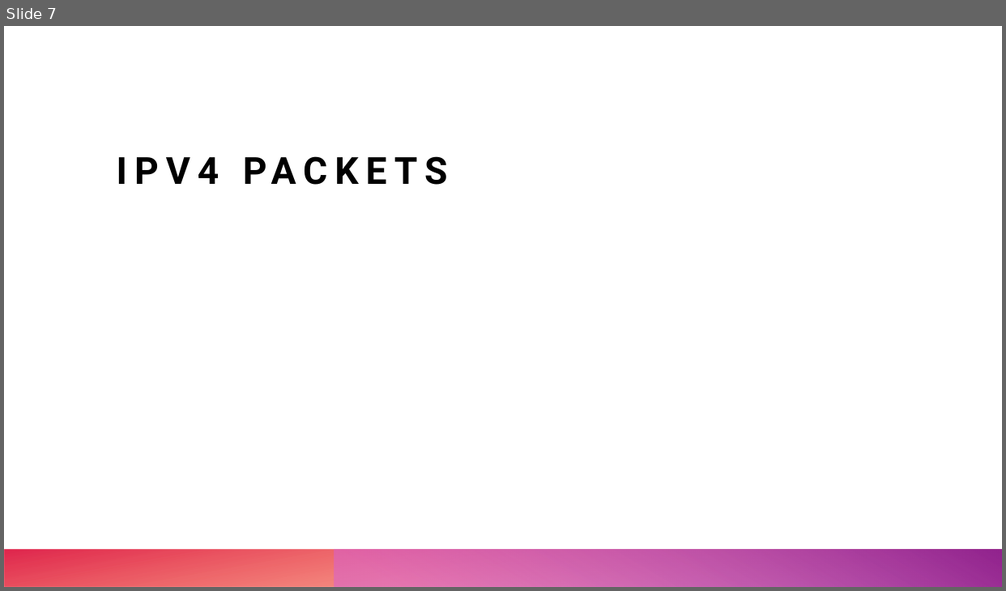
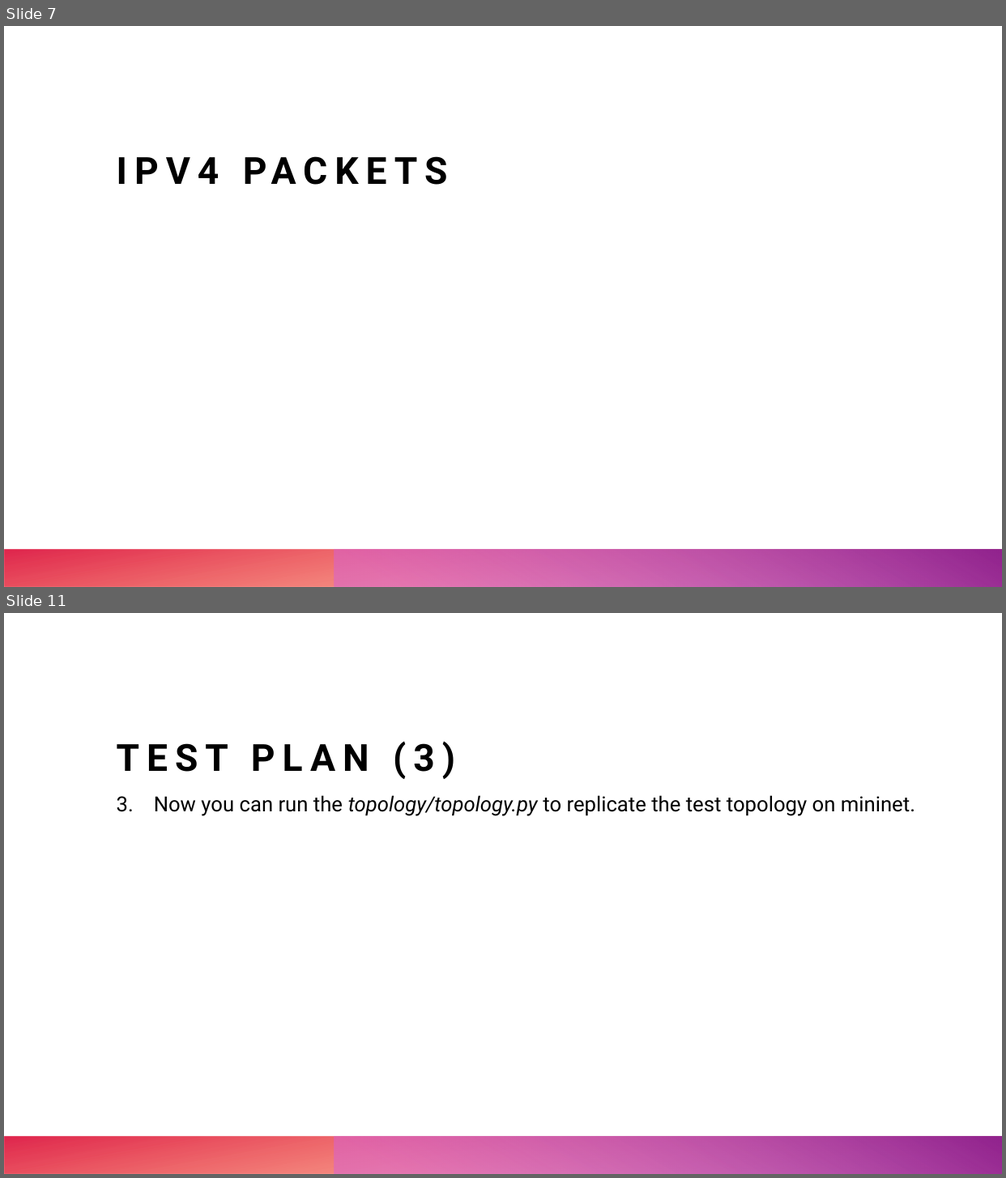
Before and after one commit to leonardopoggiani/ANAWS-project, a slide deck: DistributedMessageBroker.pptx. Shown one above the other, each under a label of ours: slide 7 before the commit, slides 7 and 11 after it; the slides between them are not shown. The pictures are 1006x591 and 1006x1178 pixels, drawn with LibreOffice and Linux fonts; fonts in the diff are those of the drawing. Boxes give left, top, right and bottom in pixels: in the first picture for what was removed or moved away, otherwise in the second. Text is boxed around its words. In the diff, an @@ line names an element or a change of style, - is before the commit and + after.

```diff
--- a/DistributedMessageBroker.pptx
+++ b/DistributedMessageBroker.pptx
@@ slide 11 added at (4, 613, 1002, 1174), background #FFFFFF; not listed: 2 template elements that a slide beside it also shows @@
@@ title added at (117, 741, 455, 779), 36 pt, text #000000, bold @@
+TEST PLAN (3)
@@ text added at (154, 795, 915, 816), 20 pt, text #000000 @@
+3. Now you can run the topology/topology.py to replicate the test topology on mininet.
```
Also in this commit, not shown: 9 other slides added, 2 slides removed, 3 other files.
